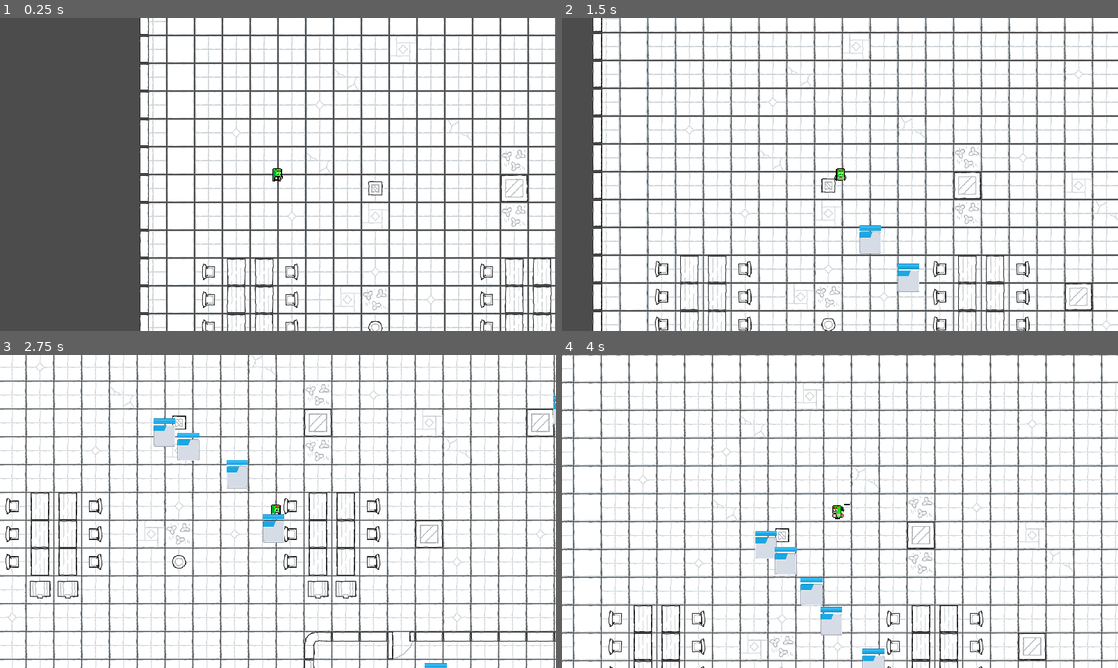
Above: before the commit, frames 1-4 (two rows, left to right).
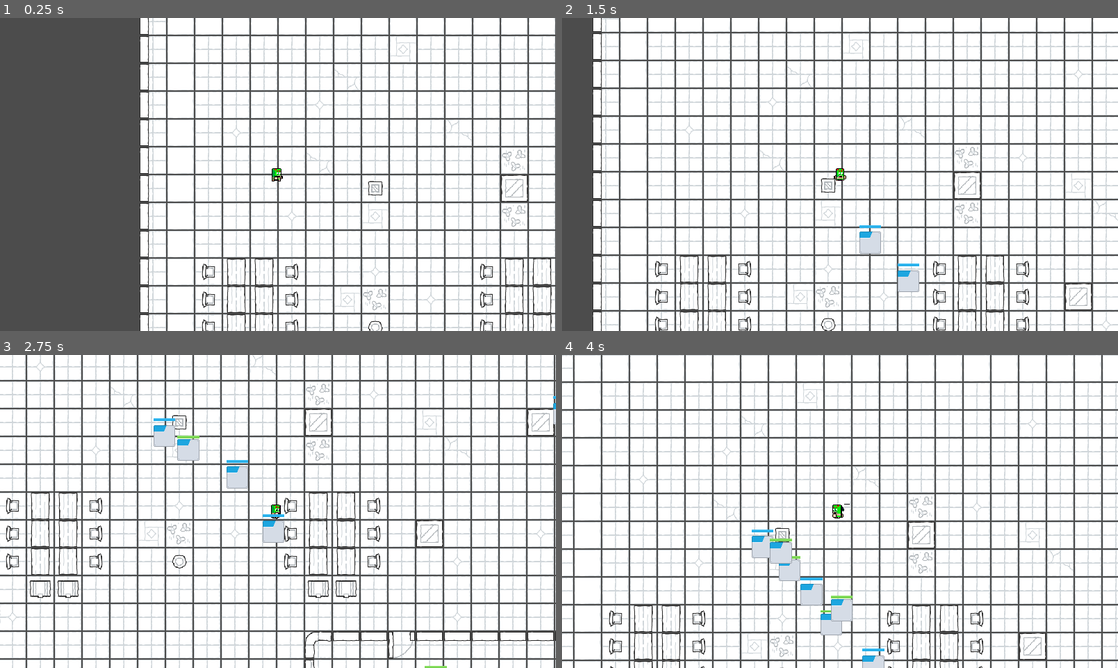
Above: after the commit, the same moments.

Repository: eduard-sukharev/UntitledGoshaGame
Game: Godot game, scene res://Scenes/Map1.tscn
The game is run twice, just before and just after one commit, with the same random seed, the same clock (stepped at 60 frames per second) and the same inputs.
Inputs:
- Up to frame 1 (0.25 s): no input
- Up to frame 2 (1.5 s): tap Enter (ui_accept) at 0.5, 0.77 s; hold Right (ui_right) 0.53-1.28 s; hold Down (ui_down) from 1.28 s (still down)
- Up to frame 3 (2.75 s): tap Enter (ui_accept) at 1.52 s; release Down (ui_down) at 2.03 s; hold Right (ui_right) from 2.03 s (still down)
- Up to frame 4 (4 s): release Right (ui_right) at 2.78 s; hold Up (ui_up) 2.78-3.53 s; tap Enter (ui_accept) at 3.02, 3.77 s; hold Left (ui_left) from 3.53 s (still down)

The runs differ from the first frame. In frame 1, 0.4% of the frame differs, in the area x 25-100%, y 0-100%; in frame 2, 5.9%; in frame 3, 15%, in the area x 0-100%, y 0-100%; in frame 4, 13%.

Commit message:
Refactoring + timely processable tasks

Diff:
--- /dev/null
+++ b/Scenes/Destructable.tscn
@@ -0,0 +1,19 @@
+[gd_scene load_steps=4 format=2]
+
+[ext_resource path="res://Scripts/Destructable.gd" type="Script" id=1]
+[ext_resource path="res://Assets/Task/barHorizontal_shadow_mid.png" type="Texture" id=2]
+[ext_resource path="res://Assets/Task/barHorizontal_green_mid.png" type="Texture" id=3]
+
+[node name="Destructable" type="Node2D"]
+script = ExtResource( 1 )
+
+[node name="DamageProgressBar" type="TextureProgress" parent="."]
+margin_left = -25.0
+margin_top = -33.0
+margin_right = 25.0
+margin_bottom = -27.0
+max_value = 2.0
+value = 2.0
+texture_under = ExtResource( 2 )
+texture_progress = ExtResource( 3 )
+nine_patch_stretch = true
--- a/Scenes/Player.tscn
+++ b/Scenes/Player.tscn
@@ -1,10 +1,11 @@
-[gd_scene load_steps=8 format=2]
+[gd_scene load_steps=9 format=2]
 
 [ext_resource path="res://Scripts/Player.gd" type="Script" id=1]
 [ext_resource path="res://Assets/Player/Player.tres" type="SpriteFrames" id=2]
 [ext_resource path="res://Scripts/PlayerMovement.gd" type="Script" id=3]
 [ext_resource path="res://Scripts/Damage.gd" type="Script" id=4]
 [ext_resource path="res://Scripts/Grip.gd" type="Script" id=5]
+[ext_resource path="res://Scripts/Process.gd" type="Script" id=6]
 
 [sub_resource type="RectangleShape2D" id=1]
 extents = Vector2( 20, 20 )
@@ -39,6 +40,9 @@
 [node name="Damage" type="Node" parent="Behaviors"]
 script = ExtResource( 4 )
 
+[node name="Process" type="Node" parent="Behaviors"]
+script = ExtResource( 6 )
+
 [node name="CollisionShape2D" type="CollisionShape2D" parent="."]
 shape = SubResource( 2 )
 
--- /dev/null
+++ b/Scenes/Processable.tscn
@@ -0,0 +1,23 @@
+[gd_scene load_steps=4 format=2]
+
+[ext_resource path="res://Scripts/Processable.gd" type="Script" id=1]
+[ext_resource path="res://Assets/Task/barHorizontal_blue_mid.png" type="Texture" id=2]
+[ext_resource path="res://Assets/Task/barHorizontal_shadow_mid.png" type="Texture" id=3]
+
+[node name="Processable" type="Node2D"]
+script = ExtResource( 1 )
+
+[node name="Timer" type="Timer" parent="."]
+
+[node name="ProcessingProgressBar" type="TextureProgress" parent="."]
+margin_left = -25.0
+margin_top = -40.0
+margin_right = 25.0
+margin_bottom = -34.0
+max_value = 2.0
+value = 2.0
+texture_under = ExtResource( 3 )
+texture_progress = ExtResource( 2 )
+nine_patch_stretch = true
+
+[connection signal="timeout" from="Timer" to="." method="_on_Timer_timeout"]
--- a/Scenes/Task.tscn
+++ b/Scenes/Task.tscn
@@ -1,11 +1,8 @@
-[gd_scene load_steps=9 format=2]
+[gd_scene load_steps=6 format=2]
 
 [ext_resource path="res://Assets/Task/metalPanel_blueCorner.png" type="Texture" id=1]
 [ext_resource path="res://Scripts/Task.gd" type="Script" id=2]
 [ext_resource path="res://Scripts/TaskMovement.gd" type="Script" id=3]
-[ext_resource path="res://Scripts/Destructable.gd" type="Script" id=4]
-[ext_resource path="res://Assets/Task/barHorizontal_blue_mid.png" type="Texture" id=5]
-[ext_resource path="res://Assets/Task/barHorizontal_shadow_mid.png" type="Texture" id=6]
 
 [sub_resource type="CircleShape2D" id=1]
 radius = 11.0114
@@ -24,13 +21,10 @@
 scale = Vector2( 0.5, 0.5 )
 texture = ExtResource( 1 )
 
-[node name="Behaviors" type="Node" parent="."]
+[node name="Behaviors" type="Node2D" parent="."]
 
 [node name="Movable" type="Node" parent="Behaviors"]
 script = ExtResource( 3 )
-
-[node name="Destructable" type="Node" parent="Behaviors"]
-script = ExtResource( 4 )
 
 [node name="LookoutRange" type="Area2D" parent="."]
 
@@ -44,18 +38,5 @@
 scale = Vector2( 2, 2 )
 shape = SubResource( 1 )
 
-[node name="ProgressBar" type="TextureProgress" parent="."]
-margin_left = -25.0
-margin_top = -40.0
-margin_right = 25.0
-margin_bottom = -28.0
-max_value = 2.0
-value = 2.0
-texture_under = ExtResource( 6 )
-texture_progress = ExtResource( 5 )
-nine_patch_stretch = true
-
-[connection signal="health_set" from="Behaviors/Destructable" to="." method="_on_Destructable_health_set"]
-[connection signal="is_destroyed" from="Behaviors/Destructable" to="." method="_on_Destructable_is_destroyed"]
 [connection signal="body_entered" from="LookoutRange" to="." method="_on_LookoutRange_body_entered"]
 [connection signal="body_exited" from="LookoutRange" to="." method="_on_LookoutRange_body_exited"]
--- /dev/null
+++ b/Scripts/AbstractProcessable.gd
@@ -0,0 +1,10 @@
+extends Node
+
+class_name AbstractProcessable
+
+signal done()
+
+func start_processing():
+	pass
+func stop_processing():
+	pass
--- a/Scripts/Destructable.gd
+++ b/Scripts/Destructable.gd
@@ -4,10 +4,14 @@
 
 export var hp = 5
 
+func _ready():
+	$DamageProgressBar.max_value = hp
+	$DamageProgressBar.value = hp
+
 func take_damage(damage):
 	print('Crack!')
 	hp -= damage
-	emit_signal("health_set", hp)
+	$DamageProgressBar.value = max(float(hp), 0.0)
 
 	if hp <= 0:
 		emit_signal("is_destroyed")
--- a/Scripts/Player.gd
+++ b/Scripts/Player.gd
@@ -39,6 +39,13 @@
 		for grip_key in $Behaviors/Grip.gripped:
 			$Behaviors/Damage.deal_damage($Behaviors/Grip.gripped[grip_key])
 
+	if Input.is_action_just_pressed("ui_cancel"):
+		for grip_key in $Behaviors/Grip.gripped:
+			$Behaviors/Process.start_processing($Behaviors/Grip.gripped[grip_key])
+	elif Input.is_action_just_released("ui_cancel"):
+		for grip_key in $Behaviors/Grip.gripped:
+			$Behaviors/Process.stop_processing($Behaviors/Grip.gripped[grip_key])
+
 
 func _on_GrabArea_body_entered(body):
 	$Behaviors/Grip.grip(self, body)
--- /dev/null
+++ b/Scripts/Process.gd
@@ -0,0 +1,11 @@
+extends Node
+
+export var damage = 1
+
+func start_processing(object):
+	if object is Task:
+		object.start_processing()
+
+func stop_processing(object):
+	if object is Task:
+		object.stop_processing()
--- /dev/null
+++ b/Scripts/Processable.gd
@@ -0,0 +1,27 @@
+extends AbstractProcessable
+
+class_name Processable
+
+export var processing_time = 3
+var eta = processing_time
+const TIME_INCREMENT = 0.1
+
+
+func _ready():
+	$ProcessingProgressBar.max_value = processing_time
+	$ProcessingProgressBar.value = processing_time
+
+func start_processing():
+	print('Tick!')
+	$Timer.start(TIME_INCREMENT)
+
+func stop_processing():
+	$Timer.stop()
+
+
+func _on_Timer_timeout():
+	eta -= TIME_INCREMENT
+	if eta <= 0:
+		emit_signal("done")
+
+	$ProcessingProgressBar.value = eta
--- a/Scripts/SpawnArea.gd
+++ b/Scripts/SpawnArea.gd
@@ -4,16 +4,23 @@
 export var spawn_delay = 0.5
 
 var team_backlog: Array = []
-var task = preload("res://Scenes/Task.tscn")
+var Task = preload("res://Scenes/Task.tscn")
 
 signal new_task(task)
 
 func _ready():
-	team_backlog.append(task.instance())
-	team_backlog.append(task.instance())
-	team_backlog.append(task.instance())
-	team_backlog.append(task.instance())
-	team_backlog.append(task.instance())
+
+	var destructable_config = {'destructable': {'hp': 5}}
+	var processable_config = {'processable': {'processing_time': 3}}
+	for i in range(5):
+		var task = Task.instance()
+		task.configure(destructable_config)
+		team_backlog.append(task)
+	for i in range(3):
+		var task = Task.instance()
+		task.configure(processable_config)
+		team_backlog.append(task)
+
 	$Timer.wait_time = spawn_delay
 
 
@@ -22,7 +29,7 @@
 		$Timer.stop()
 		return
 
-	var task: Task = team_backlog.pop_back()
+	var task = team_backlog.pop_back()
 	randomize()
 	task.set_global_position(
 		get_global_position()
--- a/Scripts/Task.gd
+++ b/Scripts/Task.gd
@@ -4,9 +4,20 @@
 
 var grippers: Dictionary = {}
 
-func _ready():
-	$ProgressBar.max_value = $Behaviors/Destructable.hp
-	$ProgressBar.value = $Behaviors/Destructable.hp
+func configure(config):
+	if 'processable' in config:
+		var p_instance = load("res://Scenes/Processable.tscn").instance()
+		p_instance.processing_time = config['processable']['processing_time']
+		p_instance.set_name('Processable')
+		p_instance.connect("done", self, '_on_Processable_done')
+		$Behaviors.add_child(p_instance, true)
+
+	if 'destructable' in config:
+		var d_instance = load("res://Scenes/Destructable.tscn").instance()
+		d_instance.hp = config['destructable']['hp']
+		d_instance.set_name('Destructable')
+		d_instance.connect("is_destroyed", self, '_on_Destructable_is_destroyed')
+		$Behaviors.add_child(d_instance, true)
 
 func _physics_process(delta):
 	if grippers.empty():
@@ -21,21 +32,31 @@
 	if body.is_in_group('player'):
 		$Behaviors/Movable.avoid_objects.erase(body.get_name())
 
-
 func grip(body: Node2D):
 	grippers[body.get_name()] = body
-
 
 func release(body: Node2D):
 	grippers.erase(body.get_name())
 
 func take_damage(damage):
-	$Behaviors/Destructable.take_damage(damage)
+	for behavior in $Behaviors.get_children():
+		if behavior is AbstractDestructable:
+			behavior.take_damage(damage)
+
+func start_processing():
+	for behavior in $Behaviors.get_children():
+		if behavior is AbstractProcessable:
+			behavior.start_processing()
+
+func stop_processing():
+	for behavior in $Behaviors.get_children():
+		if behavior is AbstractProcessable:
+			behavior.stop_processing()
 
 func _on_Destructable_is_destroyed():
 	grippers.clear()
 	queue_free()
 
-
-func _on_Destructable_health_set(health):
-	$ProgressBar.value = health
+func _on_Processable_done():
+	grippers.clear()
+	queue_free()
--- a/project.godot
+++ b/project.godot
@@ -19,6 +19,11 @@
 "language": "GDScript",
 "path": "res://Scripts/AbstractMovement.gd"
 }, {
+"base": "Node",
+"class": "AbstractProcessable",
+"language": "GDScript",
+"path": "res://Scripts/AbstractProcessable.gd"
+}, {
 "base": "AbstractDestructable",
 "class": "Destructable",
 "language": "GDScript",
@@ -33,6 +38,11 @@
 "class": "PlayerMovement",
 "language": "GDScript",
 "path": "res://Scripts/PlayerMovement.gd"
+}, {
+"base": "AbstractProcessable",
+"class": "Processable",
+"language": "GDScript",
+"path": "res://Scripts/Processable.gd"
 }, {
 "base": "Node",
 "class": "Steering",
@@ -52,9 +62,11 @@
 _global_script_class_icons={
 "AbstractDestructable": "",
 "AbstractMovement": "",
+"AbstractProcessable": "",
 "Destructable": "",
 "Player": "",
 "PlayerMovement": "",
+"Processable": "",
 "Steering": "",
 "Task": "",
 "TaskMovement": ""
@@ -129,4 +141,5 @@
 
 [rendering]
 
+2d/snapping/use_gpu_pixel_snap=true
 environment/default_environment="res://default_env.tres"
Binary file added: Assets/Task/barHorizontal_green_mid.png
Not shown, added: Assets/Task/barHorizontal_green_mid.png.import
